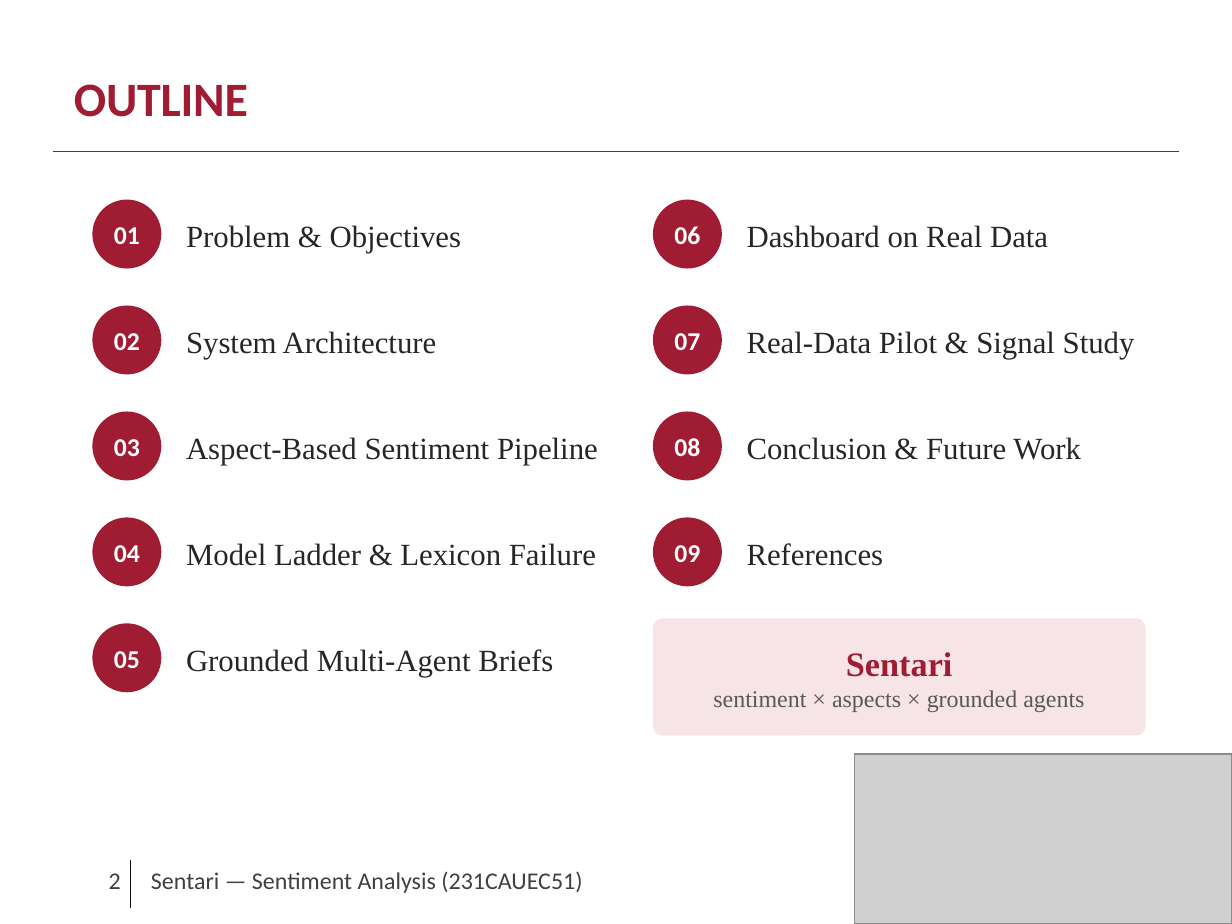
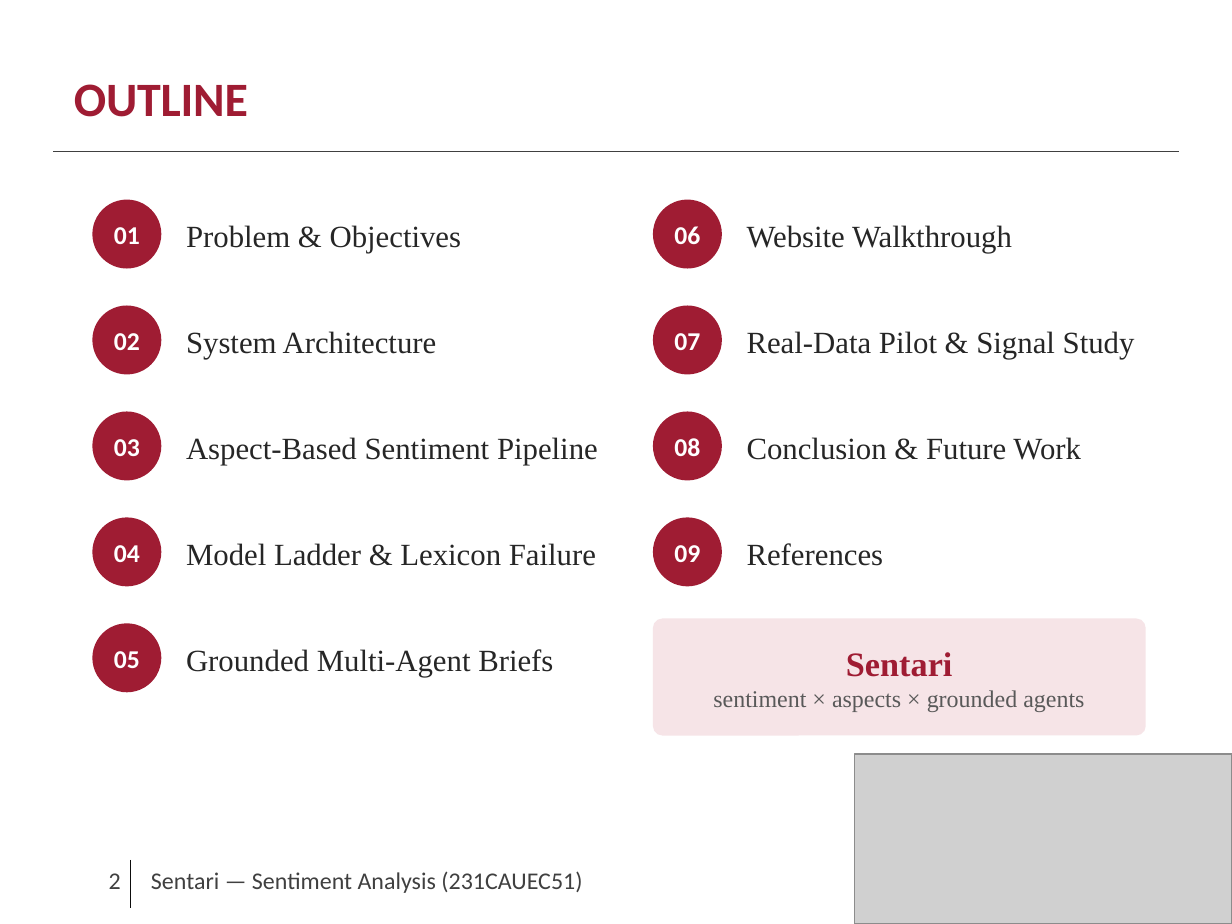
Before and after one commit to nishnarudkar/Sentari, a slide deck: slide 2 of presentation/Sentari_Presentation.pptx. Drawn at 1232x924 pixels with LibreOffice and Linux fonts; fonts in the diff are those of the drawing; grey boxes stand for pictures. Boxes give left, top, right and bottom in pixels: in the first picture for what was removed or moved away, otherwise in the second. Text is boxed around its words. In the diff, an @@ line names an element or a change of style, - is before the commit and + after.

Commit message:
Presentation: add three website slides with live screenshots of the real pilot (14 slides)
Watchlist and trends, drill-down and brief, audit trail / drift / model registry / API.
Drift page wording now covers quarterly windows.

```diff
--- a/presentation/Sentari_Presentation.pptx
+++ b/presentation/Sentari_Presentation.pptx
@@ text at (747, 225, 1012, 253): text changed @@
-Dashboard on Real Data
+Website Walkthrough
```
Also in this commit, not shown: 4 other slides changed, 2 slides added, 19 other files.
